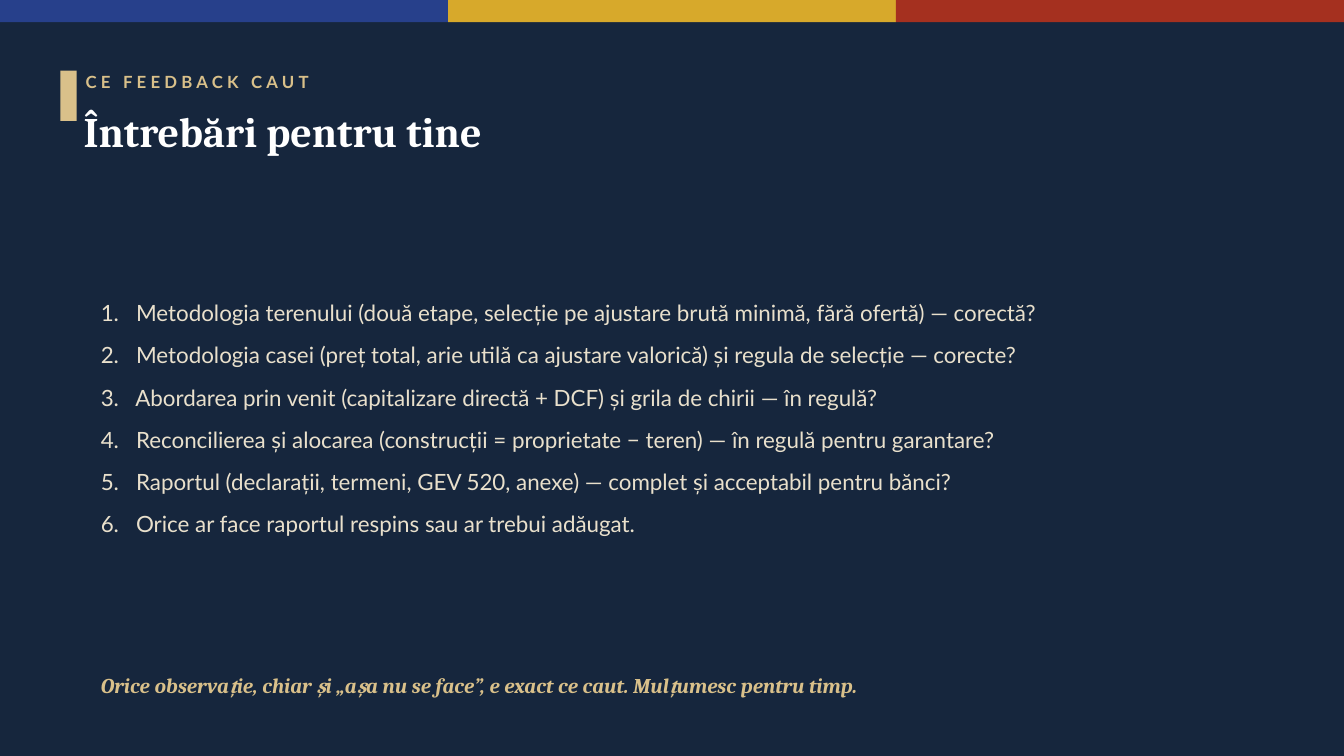
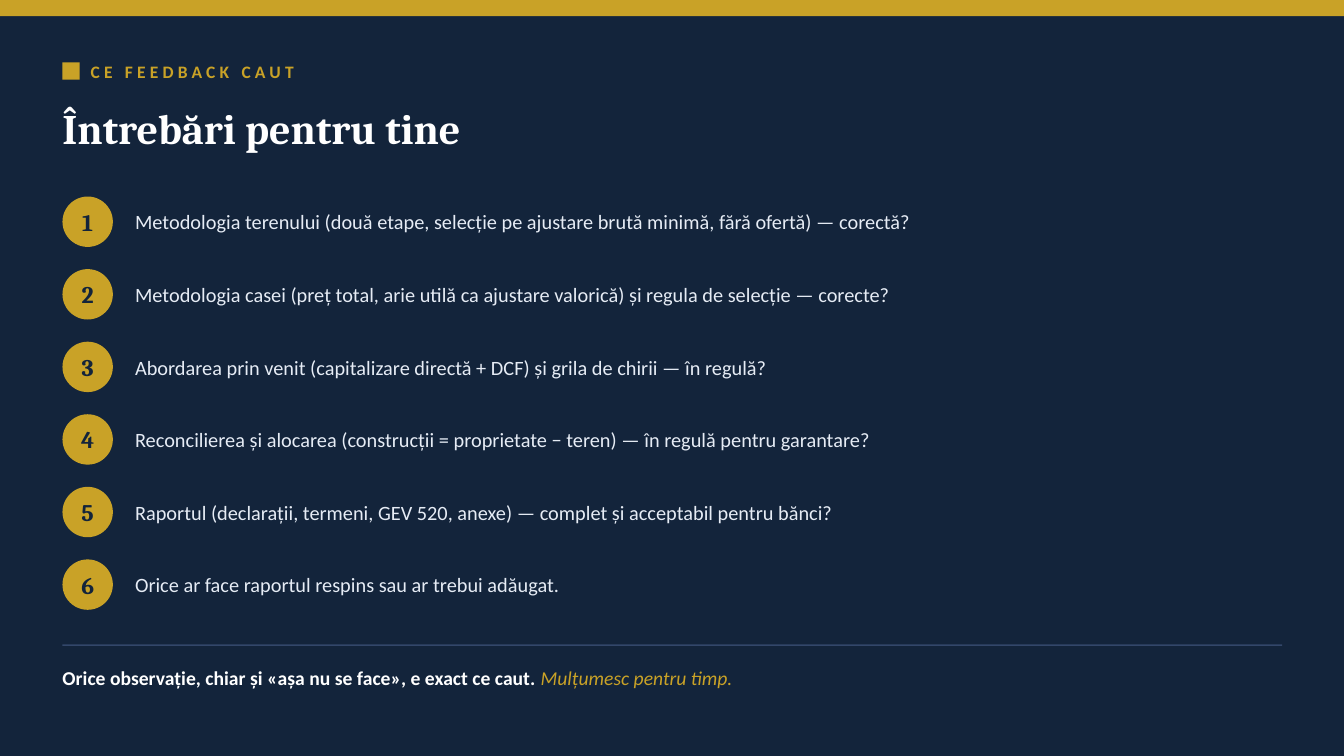
Before and after one commit to adrianserbanescu-byte/anevar, a slide deck: slide 12 of docs/prezentare-aplicatie.pptx. Drawn at 1344x756 pixels with LibreOffice and Linux fonts; fonts in the diff are those of the drawing. Boxes give left, top, right and bottom in pixels: in the first picture for what was removed or moved away, otherwise in the second. Text is boxed around its words. In the diff, an @@ line names an element or a change of style, - is before the commit and + after.

```diff
--- a/docs/prezentare-aplicatie.pptx
+++ b/docs/prezentare-aplicatie.pptx
@@ background #16263D to #13243B @@
@@ rectangle: place and size @@
-rectangle at [0, 0, 448, 22]
+rectangle at [0, 0, 1344, 16]
@@ rectangle at [0, 0, 1344, 16]: fill #27408B to #C9A227 @@
@@ rectangle removed at [448, 0, 895, 22] @@
@@ rectangle removed at [896, 0, 1344, 22] @@
@@ text "CE FEEDBACK CAUT": place and size @@
-text "CE FEEDBACK CAUT" at [86, 75, 309, 88]
+text "CE FEEDBACK CAUT" at [91, 66, 294, 78]
@@ text "CE FEEDBACK CAUT" at [91, 66, 294, 78]: size 12 to 12.5 pt, font Lato to Calibri, text colour #D9C08A to #C9A227 @@
@@ rectangle: place and size @@
-rectangle at [60, 71, 77, 121]
+rectangle at [63, 63, 80, 80]
@@ rectangle at [63, 63, 80, 80]: fill #D9C08A to #C9A227 @@
@@ text "Întrebări pentru tine": place and size @@
-text "Întrebări pentru tine" at [84, 109, 481, 156]
+text "Întrebări pentru tine" at [62, 106, 460, 153]
@@ ellipse added at [63, 197, 113, 247], fill #C9A227 @@
@@ text added at [82, 215, 93, 231], 17 pt, text #13243B, bold @@
+1
@@ text at [135, 214, 909, 233]: text changed; size 16 to 14.5 pt; font Lato to Calibri; text colour #E9E0CC to #E6ECF5 @@
-1. Metodologia terenului (două etape, selecție pe ajustare brută minimă, fără ofertă) — corectă?
-2. Metodologia casei (preț total, arie utilă ca ajustare valorică) și regula de selecție — corecte?
-3. Abordarea prin venit (capitalizare directă + DCF) și grila de chirii — în regulă?
-4. Reconcilierea și alocarea (construcții = proprietate − teren) — în regulă pentru garantare?
-5. Raportul (declarații, termeni, GEV 520, anexe) — complet și acceptabil pentru bănci?
-6. Orice ar face raportul respins sau ar trebui adăugat.
+Metodologia terenului (două etape, selecție pe ajustare brută minimă, fără ofertă) — corectă?
@@ ellipse added at [63, 269, 113, 320], fill #C9A227 @@
@@ text added at [82, 287, 94, 303], 17 pt, text #13243B, bold @@
+2
@@ text added at [135, 287, 889, 306], 14.5 pt, text #E6ECF5 @@
+Metodologia casei (preț total, arie utilă ca ajustare valorică) și regula de selecție — corecte?
@@ ellipse added at [63, 342, 113, 392], fill #C9A227 @@
@@ text added at [82, 360, 94, 376], 17 pt, text #13243B, bold @@
+3
@@ text added at [135, 360, 766, 379], 14.5 pt, text #E6ECF5 @@
+Abordarea prin venit (capitalizare directă + DCF) și grila de chirii — în regulă?
@@ ellipse added at [63, 414, 113, 465], fill #C9A227 @@
@@ text added at [81, 432, 94, 448], 17 pt, text #13243B, bold @@
+4
@@ text added at [135, 432, 870, 451], 14.5 pt, text #E6ECF5 @@
+Reconcilierea și alocarea (construcții = proprietate − teren) — în regulă pentru garantare?
@@ ellipse added at [63, 487, 113, 537], fill #C9A227 @@
@@ text added at [81, 505, 93, 521], 17 pt, text #13243B, bold @@
+5
@@ text added at [135, 505, 832, 524], 14.5 pt, text #E6ECF5 @@
+Raportul (declarații, termeni, GEV 520, anexe) — complet și acceptabil pentru bănci?
@@ ellipse added at [63, 560, 113, 610], fill #C9A227 @@
@@ text added at [81, 578, 94, 594], 17 pt, text #13243B, bold @@
+6
@@ text added at [135, 578, 559, 596], 14.5 pt, text #E6ECF5 @@
+Orice ar face raportul respins sau ar trebui adăugat.
@@ line added from (63, 645) to (1282, 645), #33476A 1 pt @@
@@ text at [62, 671, 733, 689]: text changed; size 15 to 14 pt; font Cambria to Calibri; text colour #D9C08A to #FFFFFF; italic off @@
-Orice observație, chiar și „așa nu se face”, e exact ce caut. Mulțumesc pentru timp.
+Orice observație, chiar și «așa nu se face», e exact ce caut. Mulțumesc pentru timp.
```
Also in this commit, not shown: 11 other slides changed, 4 other files.
